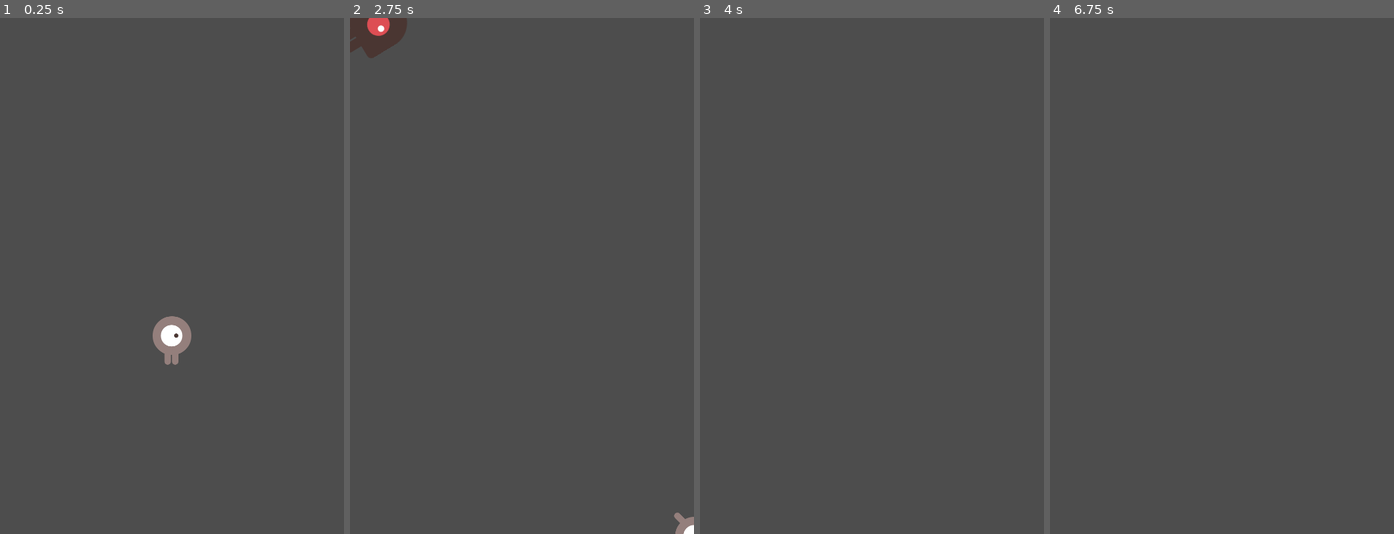
Above: before the commit, frames 1-4 (left to right).
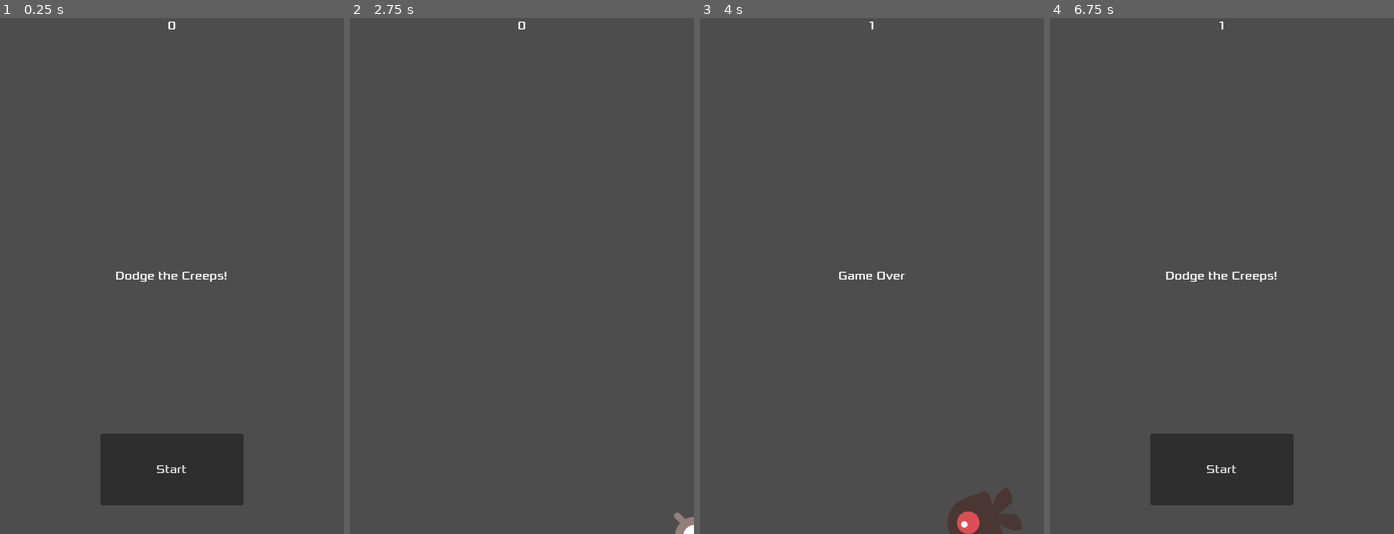
Above: after the commit, the same moments.

Repository: Victor-Briganti/Godot2D-Tutorial
Game: Godot game, scene res://main.tscn
The game is run twice, just before and just after one commit, with the same random seed, the same clock (stepped at 60 frames per second) and the same inputs. Before the commit the project has no main scene; this scene is started directly in both runs.
Inputs (mouse positions are in pixels of both pictures, inside the frame that each line leads up to):
- Up to frame 1 (0.25 s): no input
- Up to frame 2 (2.75 s): click (522, 472) at 0.5 s, where only the run after the commit has a clickable "Start"; tap Enter at 1.25 s; hold Right (move_right) 1.28-2.03 s; hold Down (move_down) from 2.03 s (still down)
- Up to frame 3 (4 s): release Down (move_down) at 2.78 s; hold Right (move_right) 2.78-3.53 s; hold Up (move_up) from 3.53 s (still down)
- Up to frame 4 (6.75 s): release Up (move_up) at 4.28 s; hold Left (move_left) 4.28-5.78 s; tap Space at 5 s; hold Down (move_down) 5.78-6.53 s; tap Enter at 6.5 s; hold Right (move_right) from 6.53 s (still down)

The runs differ from the first frame. In frame 1, 6.8% of the frame differs, in the area x 29-71%, y 0-95%; in frame 2, 1.0%; in frame 3, 1.4%; in frame 4, 6.0%.

Commit message:
Integrated HUD to Main Scene

Diff:
--- a/main.gd
+++ b/main.gd
@@ -6,8 +6,7 @@
 
 # Called when the node enters the scene tree for the first time.
 func _ready():
-	new_game()
-
+	pass
 
 # Called every frame. 'delta' is the elapsed time since the previous frame.
 func _process(delta):
@@ -17,12 +16,15 @@
 func game_over():
 	$ScoreTimer.stop()
 	$MobTimer.stop()
+	$HUD.show_game_over()
 
 
 func new_game():
 	score = 0
 	$Player.start($StartPosition.position)
 	$StartTimer.start()
+	$HUD.update_score(score)
+	$HUD.show_message("Get Ready")
 
 
 func _on_mob_timer_timeout():
@@ -46,6 +48,7 @@
 
 func _on_score_timer_timeout():
 	score += 1
+	$HUD.update_score(score)
 
 
 func _on_start_timer_timeout():
--- a/main.tscn
+++ b/main.tscn
@@ -1,8 +1,9 @@
-[gd_scene load_steps=5 format=3 uid="uid://cqa8g57hw0teb"]
+[gd_scene load_steps=6 format=3 uid="uid://cqa8g57hw0teb"]
 
 [ext_resource type="Script" path="res://main.gd" id="1_qjrag"]
 [ext_resource type="PackedScene" uid="uid://c6xo6ryv5uby3" path="res://mob.tscn" id="2_tsdl6"]
 [ext_resource type="PackedScene" uid="uid://dn6cfeh8l7g6j" path="res://player.tscn" id="3_mgi1i"]
+[ext_resource type="PackedScene" uid="uid://71e5ergevtld" path="res://hud.tscn" id="4_vp2b2"]
 
 [sub_resource type="Curve2D" id="Curve2D_hk32n"]
 _data = {
@@ -35,7 +36,10 @@
 
 [node name="Player" parent="." instance=ExtResource("3_mgi1i")]
 
+[node name="HUD" parent="." instance=ExtResource("4_vp2b2")]
+
 [connection signal="timeout" from="MobTimer" to="." method="_on_mob_timer_timeout"]
 [connection signal="timeout" from="ScoreTimer" to="." method="_on_score_timer_timeout"]
 [connection signal="timeout" from="StartTimer" to="." method="_on_start_timer_timeout"]
 [connection signal="hit" from="Player" to="." method="game_over"]
+[connection signal="start_game" from="HUD" to="." method="new_game"]
--- a/project.godot
+++ b/project.godot
@@ -11,6 +11,7 @@
 [application]
 
 config/name="first_2d"
+run/main_scene="res://main.tscn"
 config/features=PackedStringArray("4.2", "Forward Plus")
 config/icon="res://icon.svg"
 
